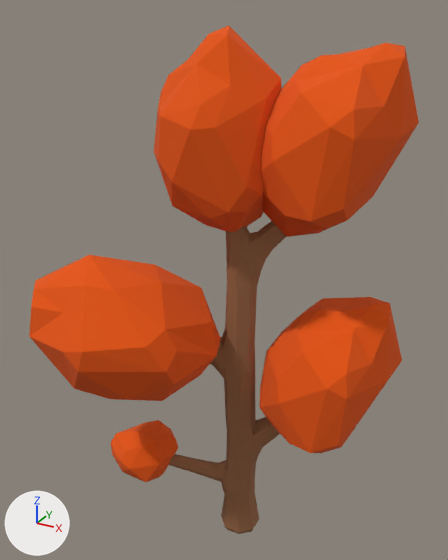
An edit to the glTF model assets/models/trees/tree-autumn-complete/tree-autumn-complete-11-003.glb, drawn before and after from the same camera.
Camera for both pictures: a camera (50 mm lens) standing at (1.07, -1.65, 6.26) and looking at (0.03, 0.24, 5.32). The axes (+X, +Y, +Z) are drawn at lower left. The lights are the same throughout. The picture after the commit comes second. Where no turn or scale is listed for an object, it has been applied to the vertices. Vertices at exactly the same position are counted once.

The scene before the commit, as lines of its bpy script (objects in view):
```python
me_object_428 = bpy.data.meshes.new('Object_428')
me_object_428.from_pydata(...)  # 225 vertices, 430 faces; spans x -0.64..0.62, y -0.51..0.43, z -0.9..0.95
me_object_428.materials.append(mat_orange)  # orange #e55400
me_object_429 = bpy.data.meshes.new('Object_429')
me_object_429.from_pydata(...)  # 288 vertices, 572 faces; spans x -0.4..0.37, y -0.19..0.17, z -0.78..0.83
me_object_429.materials.append(mat_brown_001)  # brown #956543
ob_object_812 = bpy.data.objects.new('Object_812', me_object_428)
ob_object_812.location = (0.055, 0.209, 5.264)
ob_object_814 = bpy.data.objects.new('Object_814', me_object_429)
ob_object_814.location = (0.062, 0.225, 4.897)
```
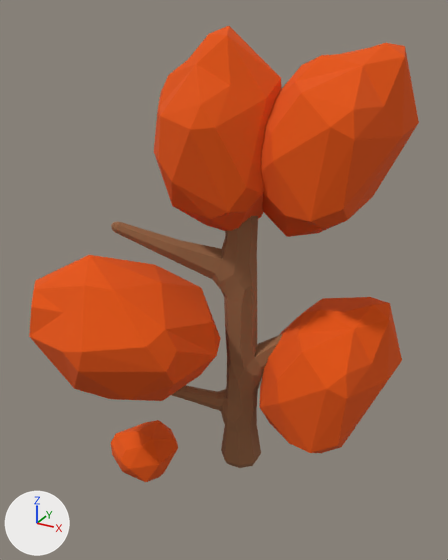
The newer file is also turned or shifted as a whole; pictures and numbers use the older file's frame.

Boxes (x1, y1, x2, y2) around the edits, measured in the pictures (448 x 560 px):
'Object_814', moved: before (169, 221, 287, 534); after (111, 216, 283, 468)

The change in detail:
me_object_429 is used by ob_object_814; location (0.062, 0.225, 4.897).
me_object_429 had 288 vertices, 572 faces and spanned x -0.4..0.37, y -0.19..0.17, z -0.78..0.83.
me_object_429 now has 288 vertices, 572 faces and spans x -0.4..0.37, y -0.19..0.17, z -0.41..1.2.
me_object_429 part 1: the whole mesh is moved by (0.0, 0.0, 0.37).
